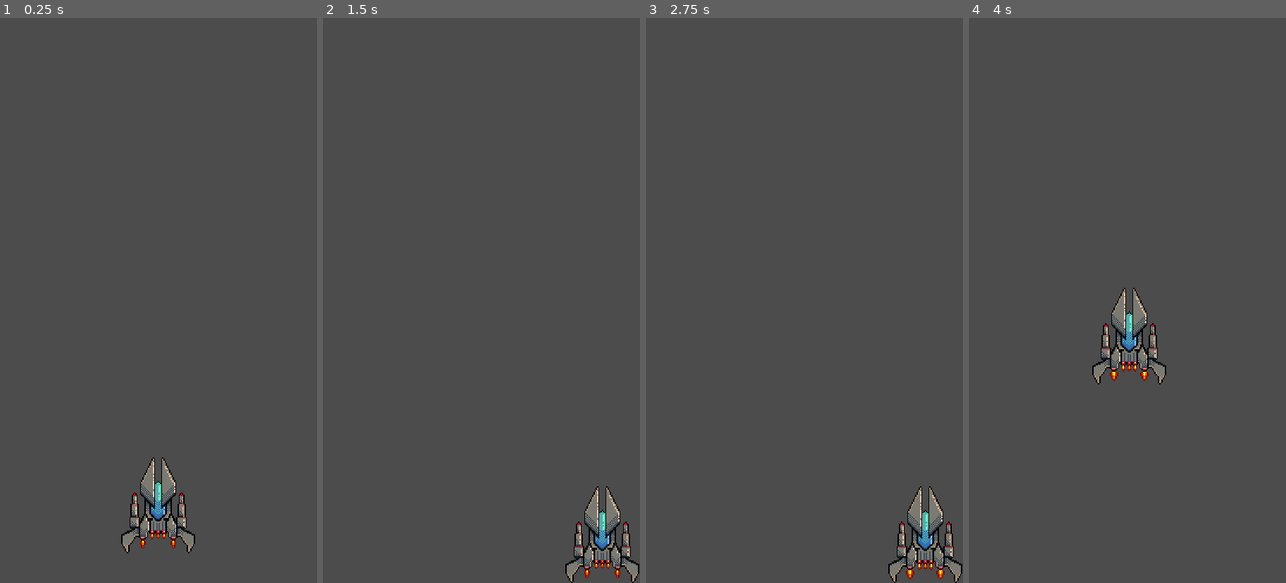
Above: before the commit, frames 1-4 (left to right).
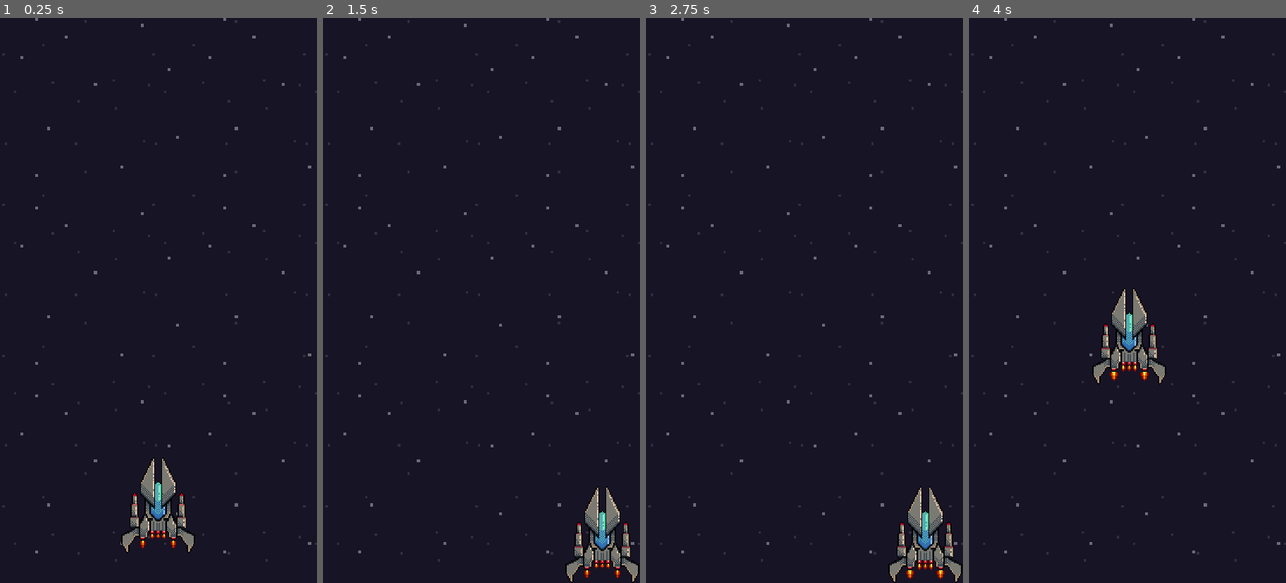
Above: after the commit, the same moments.

Repository: frv-dev/mining-space
Game: Godot game, scene res://modules/levels/main_level/MainLevel.tscn
The game is run twice, just before and just after one commit, with the same random seed, the same clock (stepped at 60 frames per second) and the same inputs.
Inputs (mouse positions are in pixels of both pictures, inside the frame that each line leads up to):
- Up to frame 1 (0.25 s): no input
- Up to frame 2 (1.5 s): tap Enter at 0.5 s; move the mouse to (551, 272) at 0.52 s; hold Right (ui_right) 0.53-1.28 s; move the mouse to (418, 328) at 1.27 s; hold Down (ui_down) from 1.28 s (still down)
- Up to frame 3 (2.75 s): tap Space at 2 s; move the mouse to (836, 176) at 2.02 s; release Down (ui_down) at 2.03 s; hold Right (ui_right) from 2.03 s (still down)
- Up to frame 4 (4 s): move the mouse to (1111, 413) at 2.77 s; release Right (ui_right) at 2.78 s; hold Up (ui_up) 2.78-3.53 s; move the mouse to (1222, 385) at 3.52 s; hold Left (ui_left) from 3.53 s (still down)

The runs differ from the first frame. In frame 1, 98% of the frame differs, in the area x 0-100%, y 0-100%; in frame 2, 98%; in frame 3, 98%; in frame 4, 98%.

Commit message:
Moving background with spacial ship

Diff:
--- /dev/null
+++ b/modules/backgrounds/deep_space/DeepSpace.tscn
@@ -0,0 +1,112 @@
+[gd_scene load_steps=12 format=2]
+
+[ext_resource path="res://modules/backgrounds/deep_space/assets/little-star.png" type="Texture" id=1]
+[ext_resource path="res://modules/backgrounds/deep_space/assets/big-star.png" type="Texture" id=2]
+[ext_resource path="res://modules/backgrounds/deep_space/assets/background-purple.png" type="Texture" id=3]
+[ext_resource path="res://modules/backgrounds/deep_space/scripts/BakcgroundDisplacement.gd" type="Script" id=4]
+
+[sub_resource type="TileSet" id=3]
+0/name = "background_purple"
+0/texture = ExtResource( 3 )
+0/tex_offset = Vector2( 0, 0 )
+0/modulate = Color( 1, 1, 1, 1 )
+0/region = Rect2( 0, 0, 64, 64 )
+0/tile_mode = 0
+0/occluder_offset = Vector2( 0, 0 )
+0/navigation_offset = Vector2( 0, 0 )
+0/shape_offset = Vector2( 0, 0 )
+0/shape_transform = Transform2D( 1, 0, 0, 1, 0, 0 )
+0/shape_one_way = false
+0/shape_one_way_margin = 0.0
+0/shapes = [  ]
+0/z_index = 0
+
+[sub_resource type="Shader" id=10]
+code = "shader_type canvas_item;
+
+uniform float speed = -.3f;
+uniform float x_displacement = 0f;
+uniform float time = 0f;
+
+void fragment () {
+	COLOR = texture(TEXTURE, UV + (vec2(0, 1f) * time * speed) + vec2(x_displacement, 0));
+}"
+
+[sub_resource type="ShaderMaterial" id=11]
+shader = SubResource( 10 )
+shader_param/speed = -0.3
+shader_param/x_displacement = 0.0
+shader_param/time = 0.0
+
+[sub_resource type="TileSet" id=6]
+1/name = "little_star"
+1/texture = ExtResource( 1 )
+1/tex_offset = Vector2( 0, 0 )
+1/material = SubResource( 11 )
+1/modulate = Color( 1, 1, 1, 1 )
+1/region = Rect2( 0, 0, 64, 64 )
+1/tile_mode = 0
+1/occluder_offset = Vector2( 0, 0 )
+1/navigation_offset = Vector2( 0, 0 )
+1/shape_offset = Vector2( 0, 0 )
+1/shape_transform = Transform2D( 1, 0, 0, 1, 0, 0 )
+1/shape_one_way = false
+1/shape_one_way_margin = 0.0
+1/shapes = [  ]
+1/z_index = 0
+
+[sub_resource type="Shader" id=12]
+code = "shader_type canvas_item;
+
+uniform float speed = -.3f;
+uniform float x_displacement = 0f;
+uniform float time = 0f;
+
+void fragment () {
+	COLOR = texture(TEXTURE, UV + (vec2(0, 1f) * time * speed) + vec2(x_displacement, 0));
+}"
+
+[sub_resource type="ShaderMaterial" id=13]
+shader = SubResource( 12 )
+shader_param/speed = -0.3
+shader_param/x_displacement = 0.0
+shader_param/time = 0.0
+
+[sub_resource type="TileSet" id=9]
+0/name = "big_star"
+0/texture = ExtResource( 2 )
+0/tex_offset = Vector2( 0, 0 )
+0/material = SubResource( 13 )
+0/modulate = Color( 1, 1, 1, 1 )
+0/region = Rect2( 0, 0, 64, 64 )
+0/tile_mode = 0
+0/occluder_offset = Vector2( 0, 0 )
+0/navigation_offset = Vector2( 0, 0 )
+0/shape_offset = Vector2( 0, 0 )
+0/shape_transform = Transform2D( 1, 0, 0, 1, 0, 0 )
+0/shape_one_way = false
+0/shape_one_way_margin = 0.0
+0/shapes = [  ]
+0/z_index = 0
+
+[node name="DeepSpace" type="Node2D"]
+
+[node name="SpaceTileMap" type="TileMap" parent="."]
+scale = Vector2( 16, 16 )
+tile_set = SubResource( 3 )
+format = 1
+tile_data = PoolIntArray( -1, 0, 0, -65536, 0, 0, -65535, 0, 0, 65535, 0, 0, 0, 0, 0, 1, 0, 0, 131071, 0, 0, 65536, 0, 0, 65537, 0, 0, 196607, 0, 0, 131072, 0, 0, 131073, 0, 0 )
+
+[node name="LittleStarTileMap" type="TileMap" parent="."]
+scale = Vector2( 8, 8 )
+tile_set = SubResource( 6 )
+format = 1
+tile_data = PoolIntArray( -65538, 0, 0, -65537, 0, 0, -131072, 0, 0, -131071, 0, 0, -131070, 0, 0, -131069, 0, 0, -2, 0, 0, -1, 1, 0, -65536, 1, 0, -65535, 1, 0, -65534, 1, 0, -65533, 1, 0, 65534, 0, 0, 65535, 1, 0, 0, 1, 0, 1, 1, 0, 2, 1, 0, 3, 1, 0, 131070, 0, 0, 131071, 1, 0, 65536, 1, 0, 65537, 1, 0, 65538, 1, 0, 65539, 1, 0, 196606, 0, 0, 196607, 1, 0, 131072, 1, 0, 131073, 1, 0, 131074, 1, 0, 131075, 1, 0, 262142, 0, 0, 262143, 1, 0, 196608, 1, 0, 196609, 1, 0, 196610, 1, 0, 196611, 1, 0, 327678, 0, 0, 327679, 1, 0, 262144, 1, 0, 262145, 1, 0, 262146, 1, 0, 262147, 1, 0, 393214, 0, 0, 393215, 1, 0, 327680, 1, 0, 327681, 1, 0, 327682, 1, 0, 327683, 1, 0 )
+script = ExtResource( 4 )
+
+[node name="BigStarTileMap" type="TileMap" parent="."]
+scale = Vector2( 10, 10 )
+tile_set = SubResource( 9 )
+format = 1
+tile_data = PoolIntArray( -1, 0, 0, -65536, 0, 0, -65535, 0, 0, -65534, 0, 0, 65535, 0, 0, 0, 0, 0, 1, 0, 0, 2, 0, 0, 131071, 0, 0, 65536, 0, 0, 65537, 0, 0, 65538, 0, 0, 196607, 0, 0, 131072, 0, 0, 131073, 0, 0, 131074, 0, 0, 262143, 0, 0, 196608, 0, 0, 196609, 0, 0, 196610, 0, 0, 393215, 2, 0, 327680, 2, 0, 327681, 2, 0, 327682, 2, 0, 327683, 2, 0 )
+script = ExtResource( 4 )
--- /dev/null
+++ b/modules/backgrounds/deep_space/scripts/BakcgroundDisplacement.gd
@@ -0,0 +1,42 @@
+class_name BackgroundDisplacement extends TileMap
+
+var main_player: Ship
+var time := .0
+var last_y_position: float
+
+
+func _ready() -> void:
+	var nodes := get_tree().get_nodes_in_group('main_player')
+
+	if nodes.size() == 0:
+		set_process(false)
+
+	main_player = nodes[0]
+
+
+func _process(delta: float) -> void:
+	if not main_player:
+		set_process(false)
+
+	var x_displacement := (main_player.global_position.x - main_player.width / 4) * .0007
+	var tile_set_ids: PoolIntArray = tile_set.get_tiles_ids()
+	var tile_material: ShaderMaterial
+
+	if tile_set_ids.size() == 0:
+		return
+
+	if not last_y_position:
+		time += delta
+	elif round(last_y_position) < round(main_player.global_position.y):
+		time += delta / 1.5
+	elif round(last_y_position) > round(main_player.global_position.y):
+		time += delta * 2
+	else:
+		time += delta
+
+	for tile_set_id in tile_set_ids:
+		tile_material = (tile_set.tile_get_material(tile_set_id) as ShaderMaterial)
+		tile_material.set_shader_param('x_displacement', x_displacement)
+		tile_material.set_shader_param('time', time)
+
+	last_y_position = main_player.global_position.y
--- a/modules/characters/player/ship/Ship.tscn
+++ b/modules/characters/player/ship/Ship.tscn
@@ -1,7 +1,7 @@
 [gd_scene load_steps=5 format=2]
 
-[ext_resource path="res://modules/characters/player/ship/ship.png" type="Texture" id=1]
-[ext_resource path="res://modules/characters/player/ship/Ship.gd" type="Script" id=2]
+[ext_resource path="res://modules/characters/player/ship/assets/ship.png" type="Texture" id=1]
+[ext_resource path="res://modules/characters/player/ship/scripts/Ship.gd" type="Script" id=2]
 
 [sub_resource type="Animation" id=1]
 length = 0.001
@@ -35,7 +35,7 @@
 "values": [ 0, 1 ]
 }
 
-[node name="Ship" type="Node2D"]
+[node name="Ship" type="Node2D" groups=["main_player"]]
 script = ExtResource( 2 )
 __meta__ = {
 "_edit_group_": true
--- a/modules/characters/player/ship/Ship.gd
+++ b/modules/characters/player/ship/scripts/Ship.gd
@@ -50,13 +50,13 @@
 	var x_direction := 0.0
 	var y_direction := 0.0
 
-	if Input.is_action_pressed("ui_up"):
+	if Input.is_action_pressed('ui_up'):
 		y_direction -= .9
-	if Input.is_action_pressed("ui_down"):
+	if Input.is_action_pressed('ui_down'):
 		y_direction += .9
-	if Input.is_action_pressed("ui_right"):
+	if Input.is_action_pressed('ui_right'):
 		x_direction += .9
-	if Input.is_action_pressed("ui_left"):
+	if Input.is_action_pressed('ui_left'):
 		x_direction -= .9
 
 	translate(Vector2(x_direction, y_direction) * speed * delta)
--- a/modules/levels/main_level/MainLevel.tscn
+++ b/modules/levels/main_level/MainLevel.tscn
@@ -1,8 +1,11 @@
-[gd_scene load_steps=2 format=2]
+[gd_scene load_steps=3 format=2]
 
 [ext_resource path="res://modules/characters/player/ship/Ship.tscn" type="PackedScene" id=1]
+[ext_resource path="res://modules/backgrounds/deep_space/DeepSpace.tscn" type="PackedScene" id=2]
 
 [node name="MainLevel" type="Node2D"]
 
+[node name="DeepSpace" parent="." instance=ExtResource( 2 )]
+
 [node name="Ship" parent="." instance=ExtResource( 1 )]
 position = Vector2( 540, 1700 )
--- a/modules/scripts/ScreenSize.gd
+++ b/modules/scripts/ScreenSize.gd
@@ -6,8 +6,8 @@
 
 func _init(node: Node2D):
 	self.node = node
+	_change_size()
 	node.get_tree().root.connect('size_changed', self, '_change_size')
-	size = node.get_viewport_rect().size
 
 
 func get_size() -> Vector2:
--- a/project.godot
+++ b/project.godot
@@ -9,6 +9,11 @@
 config_version=4
 
 _global_script_classes=[ {
+"base": "TileMap",
+"class": "BackgroundDisplacement",
+"language": "GDScript",
+"path": "res://modules/backgrounds/deep_space/scripts/BakcgroundDisplacement.gd"
+}, {
 "base": "Reference",
 "class": "ScreenSize",
 "language": "GDScript",
@@ -17,9 +22,10 @@
 "base": "Node2D",
 "class": "Ship",
 "language": "GDScript",
-"path": "res://modules/characters/player/ship/Ship.gd"
+"path": "res://modules/characters/player/ship/scripts/Ship.gd"
 } ]
 _global_script_class_icons={
+"BackgroundDisplacement": "",
 "ScreenSize": "",
 "Ship": ""
 }
Binary file added: assets/images/background-purple.png
Binary file removed: assets/images/background.png
Binary file added: assets/images/big-star.png
Binary file added: assets/images/little-star.png
Binary file added: modules/backgrounds/deep_space/assets/background-purple.png
Not shown, added: modules/backgrounds/deep_space/assets/background-purple.png.import
Binary file added: modules/backgrounds/deep_space/assets/big-star.png
Not shown, added: modules/backgrounds/deep_space/assets/big-star.png.import
Binary file added: modules/backgrounds/deep_space/assets/little-star.png
Not shown, changed: modules/backgrounds/deep_space/assets/little-star.png.import
Renamed: assets/images/ship.png -> modules/characters/player/ship/assets/ship.png
Not shown, added: modules/characters/player/ship/assets/ship.png.import
(and 2 more such lines)
